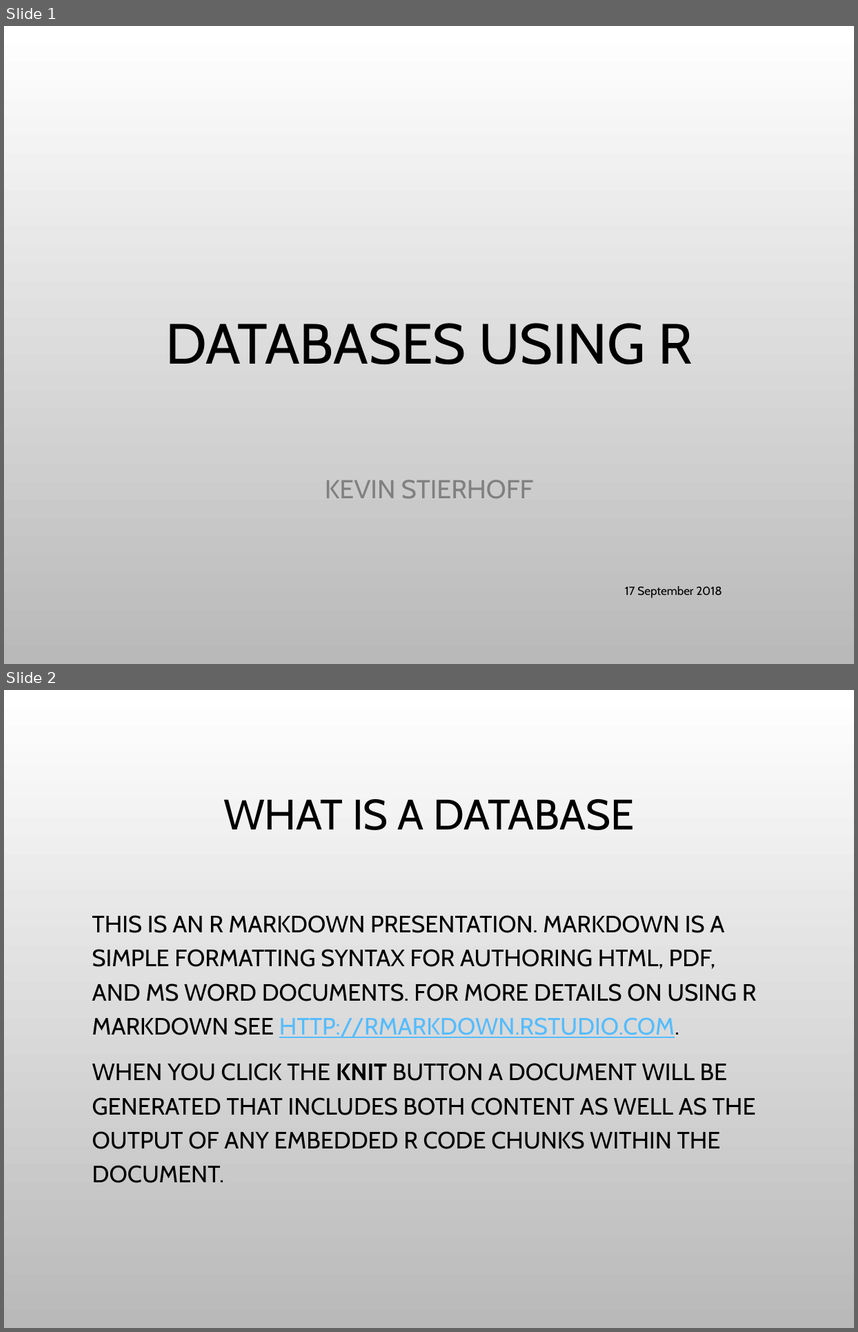
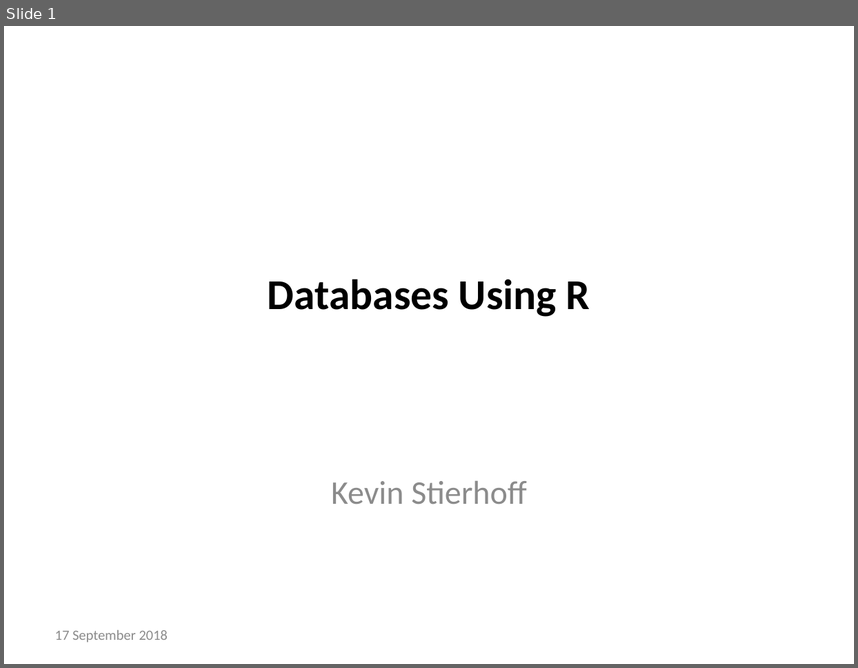
Before and after one commit to kstierhoff/rDatabase, a slide deck: Doc/template/template.pptx. Shown one above the other, each under a label of ours: slides 1 and 2 before the commit, slide 1 after it. The pictures are 858x1332 and 858x668 pixels, drawn with LibreOffice and Linux fonts; fonts in the diff are those of the drawing; background and template pictures are left out. Boxes give left, top, right and bottom in pixels: in the first picture for what was removed or moved away, otherwise in the second. Text is boxed around its words. In the diff, an @@ line names an element or a change of style, - is before the commit and + after.

Commit message:
Near final draft. Working HTML and notebook. Cleaned old files.

```diff
--- a/Doc/template/template.pptx
+++ b/Doc/template/template.pptx
@@ slide 2 removed at [4, 690, 854, 1328], background picture (left out) @@
@@ title removed at [223, 799, 635, 830] @@
-WHAT IS A DATABASE
@@ text removed at [92, 915, 757, 1183] @@
-THIS IS AN R MARKDOWN PRESENTATION. MARKDOWN IS A SIMPLE FORMATTING SYNTAX FOR AUTHORING HTML, PDF, AND MS WORD DOCUMENTS. FOR MORE DETAILS ON USING R MARKDOWN SEE HTTP://RMARKDOWN.RSTUDIO.COM.
-WHEN YOU CLICK THE KNIT BUTTON A DOCUMENT WILL BE GENERATED THAT INCLUDES BOTH CONTENT AS WELL AS THE OUTPUT OF ANY EMBEDDED R CODE CHUNKS WITHIN THE DOCUMENT.
@@ slide 1 changed as well @@
@@ background picture (left out) to #FFFFFF @@
@@ title "Databases Using R" at [268, 279, 590, 316]: vertical alignment bottom to middle @@
@@ title at [268, 279, 590, 316]: text changed; size 48 to 36 pt; font Cabin to Calibri; bold on @@
-DATABASES USING R
+Databases Using R
@@ subtitle at [331, 481, 526, 503]: text changed; size 22 to 28 pt; font Cabin to Calibri; text colour #808080 to #8C8C8C @@
-KEVIN STIERHOFF
+Kevin Stierhoff
@@ text "17 September 2018": place and size @@
-text "17 September 2018" at [625, 586, 722, 597]
+text "17 September 2018" at [55, 630, 168, 641]
@@ text "17 September 2018" at [55, 630, 168, 641]: size 10 to 12 pt, font Cabin to Calibri, text colour #000000 to #8C8C8C; alignment right to left @@
```
Also in this commit, not shown: 6 other slides changed, 3 slides added, 10 other files.
